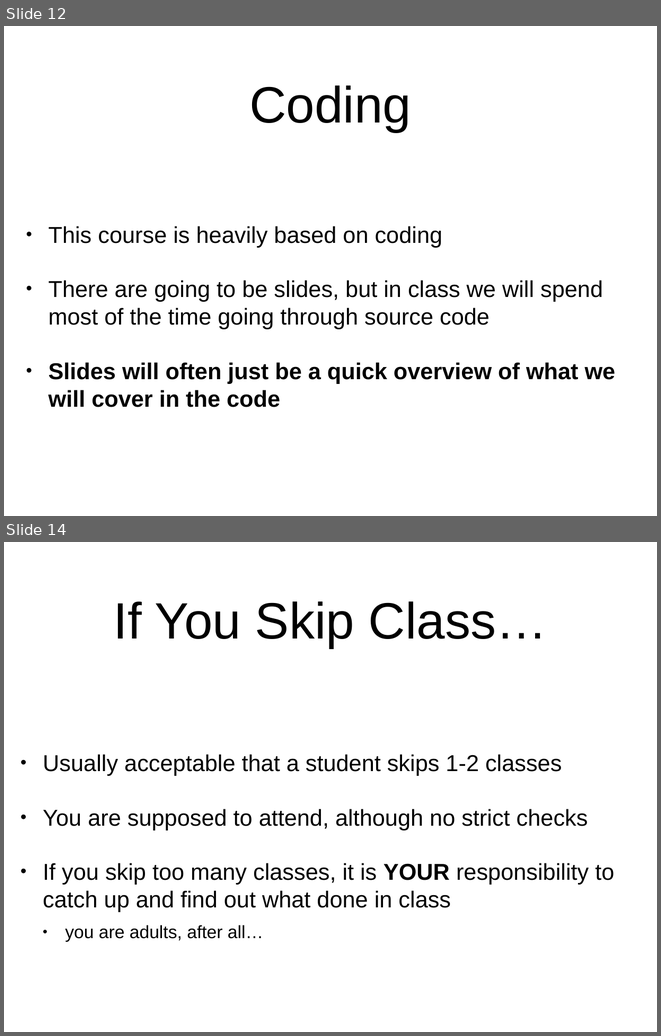
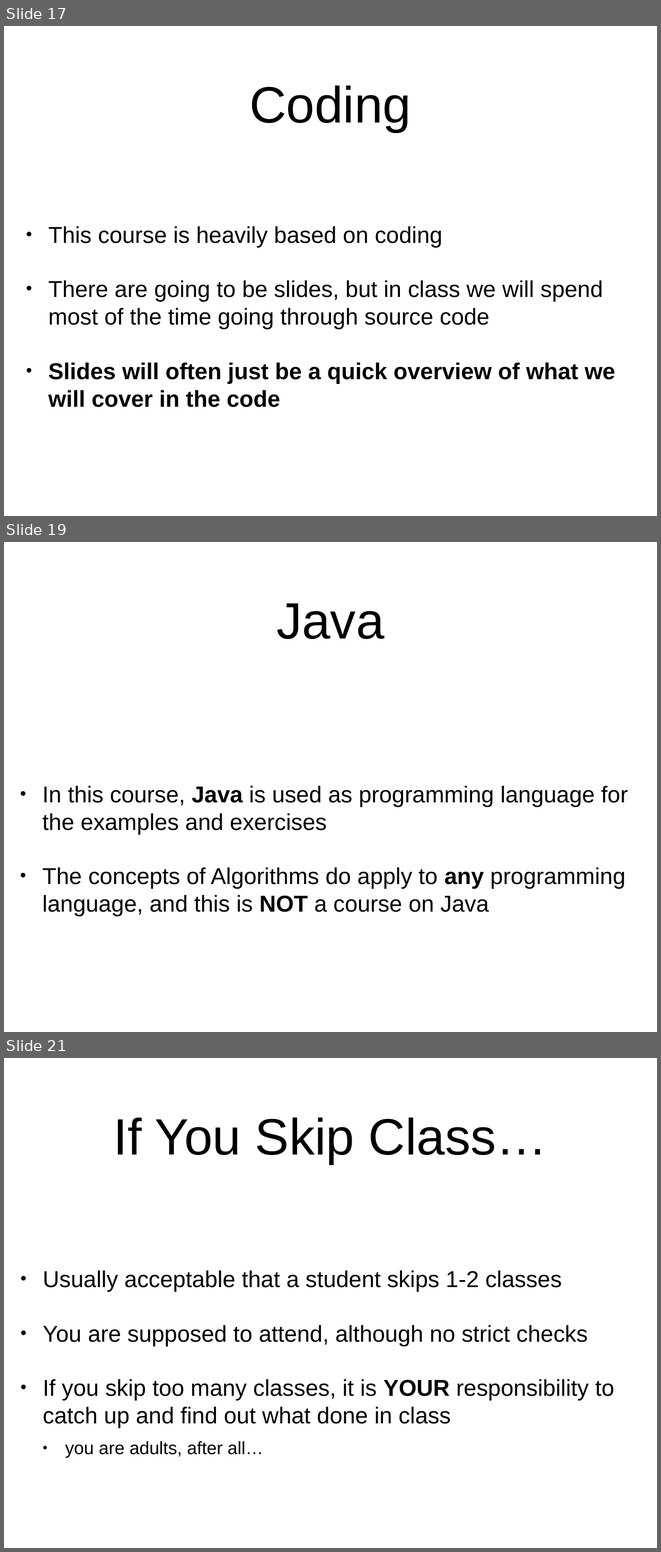
Before and after one commit to arcuri82/algorithms, a slide deck: docs/slides/01/01_intro.pptx. Shown one above the other, each under a label of ours: slides 12 and 14 before the commit, slides 17, 19 and 21 after it; the slides between them are not shown. The pictures are 661x1036 and 661x1552 pixels, drawn with LibreOffice and Linux fonts; fonts in the diff are those of the drawing. Boxes give left, top, right and bottom in pixels: in the first picture for what was removed or moved away, otherwise in the second. Text is boxed around its words. In the diff, an @@ line names an element or a change of style, - is before the commit and + after.

```diff
--- a/docs/slides/01/01_intro.pptx
+++ b/docs/slides/01/01_intro.pptx
@@ slide 19 added at bbox=[4, 542, 657, 1032], background #FFFFFF @@
@@ title added at bbox=[276, 603, 384, 639], 80 pt, text #000000 @@
+Java
@@ text added at bbox=[42, 785, 628, 916], 36 pt, text #000000 @@
+• In this course, Java is used as programming language for the examples and exercises
+• The concepts of Algorithms do apply to any programming language, and this is NOT a course on Java
@@ what was slide 12 is now slide 17 @@
@@ what was slide 14 is now slide 21 @@
```
Also in this commit, not shown: 7 slides changed, 8 other slides added, 2 other files.
